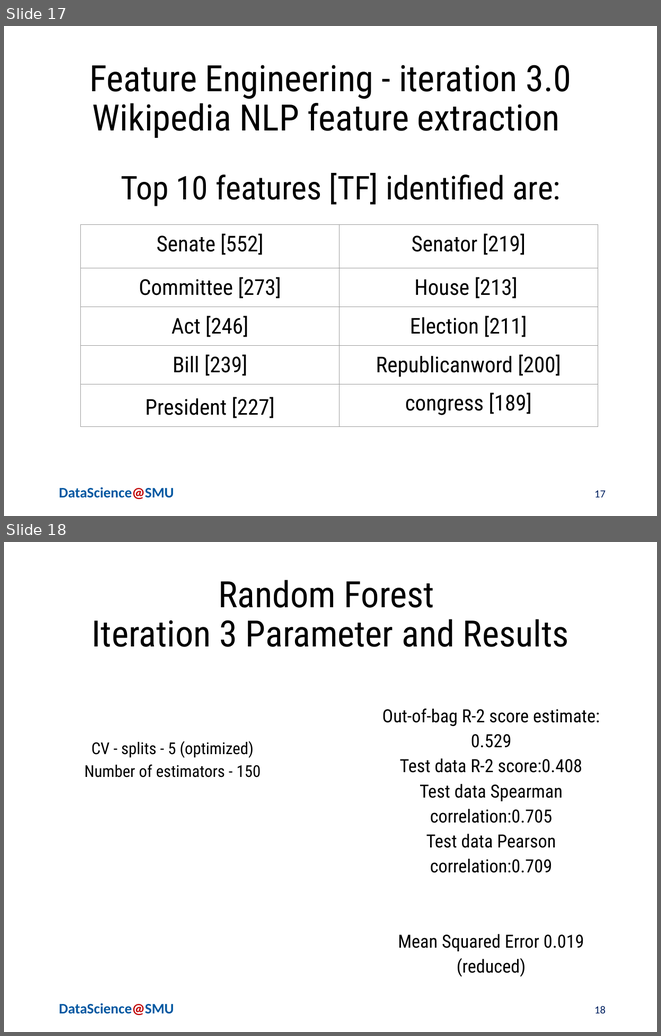
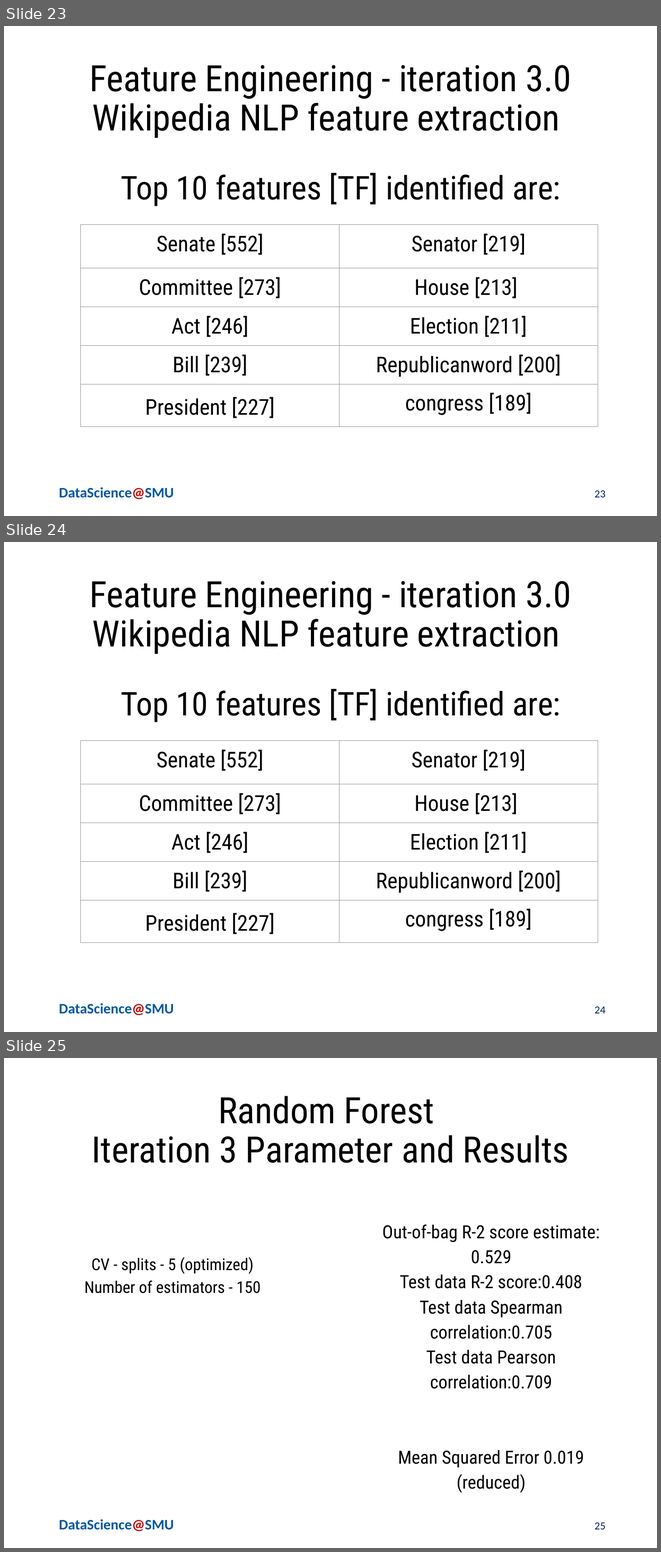
Before and after one commit to ChiruGit/Capstone, a slide deck: PoliticalProfiling-NLP+FeatureEngg-MSDSSMU-Fall2018.pptx. Shown one above the other, each under a label of ours: slides 17 and 18 before the commit, slides 23, 24 and 25 after it. The pictures are 661x1036 and 661x1552 pixels, drawn with LibreOffice and Linux fonts; fonts in the diff are those of the drawing; background and template pictures are left out. Boxes give left, top, right and bottom in pixels: in the first picture for what was removed or moved away, otherwise in the second. Text is boxed around its words. In the diff, an @@ line names an element or a change of style, - is before the commit and + after.

```diff
--- a/PoliticalProfiling-NLP+FeatureEngg-MSDSSMU-Fall2018.pptx
+++ b/PoliticalProfiling-NLP+FeatureEngg-MSDSSMU-Fall2018.pptx
@@ slide 24 added at (x1=4, y1=542, x2=657, y2=1032), background #FFFFFF; not listed: 1 template element that a slide beside it also shows @@
@@ title added at (x1=90, y1=581, x2=571, y2=654), 40 pt, text #000000 @@
+Feature Engineering - iteration 3.0
+Wikipedia NLP feature extraction
@@ text added at (x1=121, y1=689, x2=560, y2=722), 36 pt, text #000000 @@
+Top 10 features [TF] identified are:
@@ table added at (x1=81, y1=741, x2=598, y2=942), 5 rows, 2 columns @@
+Senate [552] | Senator [219]
+Committee [273] | House [213]
+Act [246] | Election [211]
+Bill [239] | Republicanword [200]
+President [227] | congress [189]
@@ page number added at (x1=594, y1=1006, x2=606, y2=1013), 12 pt, text #002060 @@
+24
@@ what was slide 17 is now slide 23 @@
@@ page number at (x1=594, y1=490, x2=606, y2=497): text changed @@
-17
+23
@@ what was slide 18 is now slide 25 @@
@@ page number at (x1=594, y1=1522, x2=606, y2=1529): text changed @@
-18
+25
```
Also in this commit, not shown: 5 slides changed, 12 other slides added, 1 slide removed, 1 other file.
